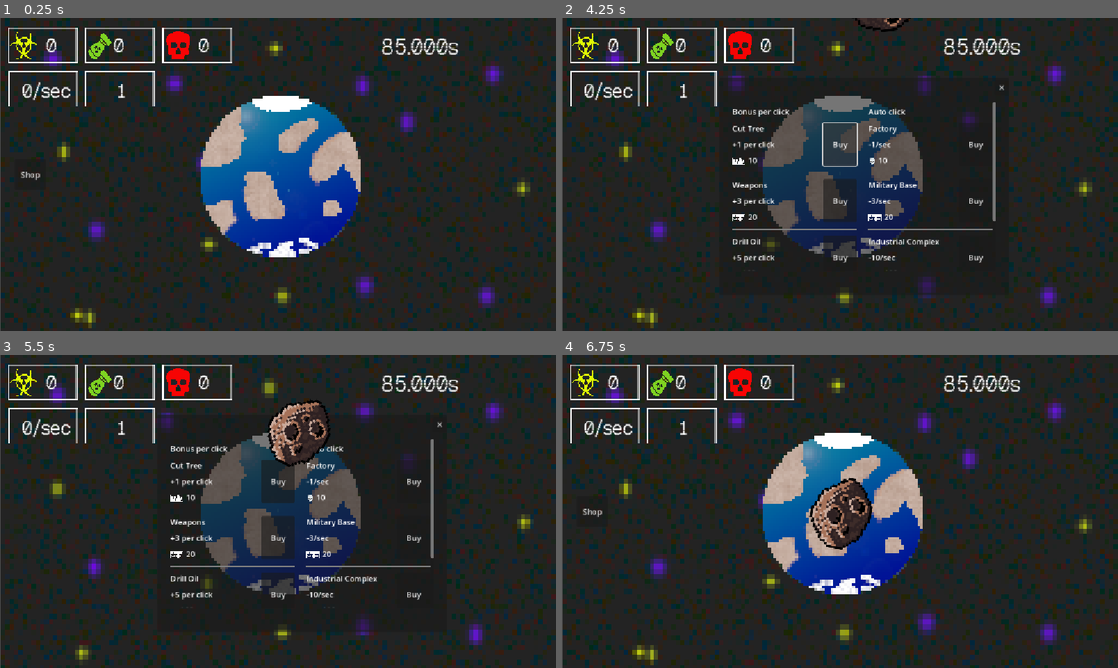
Above: before the commit, frames 1-4 (two rows, left to right).
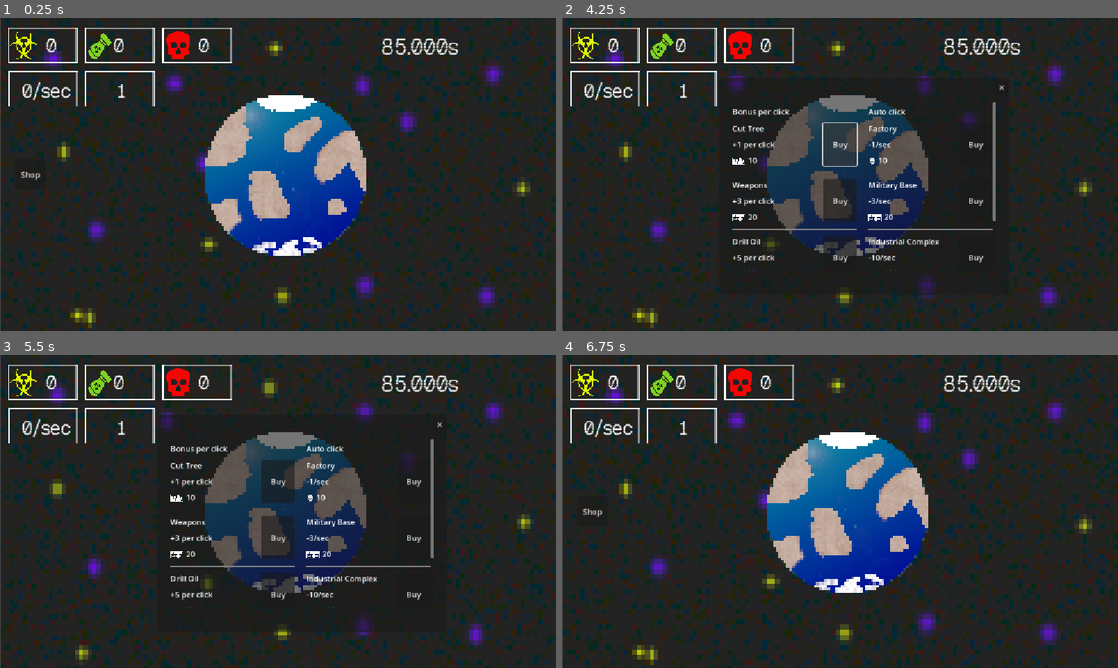
Above: after the commit, the same moments.

Repository: KvoERR/count-down-game
Game: Godot game, scene res://main.tscn
Two runs of this game, one before a commit and one after it. Both use one fixed random seed, a clock stepped at 60 frames per second and the inputs below.
Inputs:
- Up to frame 1 (0.25 s): no input
- Up to frame 2 (4.25 s): click "Shop" at 0.5 s; click "Buy" at 1.25 s; click "✕" at 2 s; click "Shop" at 2.75 s; click "Buy" at 3.5 s
- Up to frame 3 (5.5 s): click "✕" at 4.25 s; click "Shop" at 5 s
- Up to frame 4 (6.75 s): click "Buy" at 5.75 s; click "✕" at 6.5 s

The runs differ from the first frame. In frame 1, 2.7% of the frame differs, in the area x 36-66%, y 24-77%; in frame 2, 2.5%; in frame 3, 3.7%; in frame 4, 4.2%.

Commit message:
Самолёты

Diff:
--- /dev/null
+++ b/airplane_spawner.gd
@@ -0,0 +1,32 @@
+extends Node
+
+@export var airplane_scene: PackedScene
+
+@export var min_delay: float = 15.0
+@export var max_delay: float = 55.0
+
+@onready var timer: Timer = $SpawnTimer
+
+signal airplane_clicked(idx, amount)
+
+func _ready():
+	timer.wait_time = randf_range(min_delay, max_delay)
+	timer.start()
+
+func spawn_airplane():
+	if airplane_scene == null:
+		return
+
+	var airplane = airplane_scene.instantiate()
+	add_child(airplane)
+
+	# НЕ ЗАДАЁМ ПОЗИЦИЮ! Самолёт сам поставит себя в центр
+	airplane.airplane_clicked.connect(_on_airplane_clicked)
+
+func _on_airplane_clicked(idx, amount):
+	airplane_clicked.emit(idx, amount)
+
+func _on_spawn_timer_timeout() -> void:
+	spawn_airplane()
+	timer.wait_time = randf_range(min_delay, max_delay)
+	timer.start()
--- a/asteroid_spawner.gd
+++ b/asteroid_spawner.gd
@@ -2,8 +2,8 @@
 
 @export var asteroid_scene: PackedScene
 
-@export var min_delay: float = 1.0
-@export var max_delay: float = 5.0
+@export var min_delay: float = 15.0
+@export var max_delay: float = 55.0
 
 @onready var timer: Timer = $SpawnTimer
 
--- a/game.gd
+++ b/game.gd
@@ -51,24 +51,23 @@
 		auto_clicks += data.value
 
 func create_floating_number(position, text, color = Color(1, 1, 1)):
-	# Создаем временную надпись
-	var label = Label.new()
-	label.text = text
-	label.add_theme_font_size_override("font_size", 28)
-	label.add_theme_color_override("font_color", color)
+	var new_label = Label.new()
+	new_label.text = text
+	new_label.add_theme_font_size_override("font_size", 28)
+	new_label.add_theme_color_override("font_color", color)
 
 	# Позиционируем
-	label.global_position = position + Vector2(0, 40)
-	label.z_index = 100
+	new_label.global_position = position + Vector2(0, 40)
+	new_label.z_index = 100
 
 	# Добавляем на сцену
-	get_tree().current_scene.add_child(label)
+	get_tree().current_scene.add_child(new_label)
 
 	# Анимация
 	var tween = create_tween()
-	tween.parallel().tween_property(label, "position:y", position.y + 100, 1.2)
-	tween.parallel().tween_property(label, "modulate:a", 0, 1.2)
-	tween.tween_callback(label.queue_free)
+	tween.parallel().tween_property(new_label, "position:y", position.y + 100, 1.2)
+	tween.parallel().tween_property(new_label, "modulate:a", 0, 1.2)
+	tween.tween_callback(new_label.queue_free)
 
 func check_game_end():
 	if clicks < 0:
--- a/main.gd
+++ b/main.gd
@@ -4,6 +4,8 @@
 @onready var interface = $Interface
 @onready var shop = $Shop
 @onready var asteroid_spawner = $Game/AsteroidSpawner
+@onready var airplane_spawner = $Game/AirplaneSpawner
+
 
 @onready var counter = $Game/CounterLabel
 @onready var timer = $Game/Timer
@@ -28,6 +30,7 @@
 	earth.clicked.connect(_on_click_button_pressed)
 	game.bonus_achieved.connect(_on_bonus_achieved)
 	asteroid_spawner.asteroid_clicked.connect(_on_event_clicked)
+	airplane_spawner.airplane_clicked.connect(_on_event_clicked)
 
 	shop.upgrade_buy.connect(_on_upgrade_buy)
 
--- a/main.tscn
+++ b/main.tscn
@@ -14,6 +14,8 @@
 [ext_resource type="Texture2D" uid="uid://diu8k8txtdt4x" path="res://assets/img/fon/4.png" id="9_dg77c"]
 [ext_resource type="Texture2D" uid="uid://drlmo0m2u1xec" path="res://assets/img/fon/5.png" id="10_ycdy4"]
 [ext_resource type="Script" uid="uid://ko6pfgemch4q" path="res://earth.gd" id="11_ycdy4"]
+[ext_resource type="Script" uid="uid://clstx61n0kdal" path="res://airplane_spawner.gd" id="12_getpj"]
+[ext_resource type="PackedScene" uid="uid://cmmsrcgakd23r" path="res://scenes/airplane.tscn" id="13_ryguw"]
 [ext_resource type="AudioStream" uid="uid://knq1kp7lx40k" path="res://assets/sfx/tick.wav" id="13_vivmo"]
 [ext_resource type="AudioStream" uid="uid://dwelo6n23m5r4" path="res://assets/sfx/click.wav" id="14_w48qg"]
 [ext_resource type="Script" uid="uid://dg1587fntg0kq" path="res://asteroid_spawner.gd" id="15_cegan"]
@@ -43,16 +45,6 @@
 "name": &"default",
 "speed": 20.0
 }]
-
-[sub_resource type="StyleBoxEmpty" id="StyleBoxEmpty_kek77"]
-
-[sub_resource type="StyleBoxEmpty" id="StyleBoxEmpty_4c57u"]
-
-[sub_resource type="StyleBoxEmpty" id="StyleBoxEmpty_efxa6"]
-
-[sub_resource type="StyleBoxEmpty" id="StyleBoxEmpty_dg77c"]
-
-[sub_resource type="StyleBoxEmpty" id="StyleBoxEmpty_ycdy4"]
 
 [sub_resource type="CircleShape2D" id="CircleShape2D_82xsv"]
 radius = 10.113617
@@ -189,30 +181,6 @@
 theme_override_font_sizes/font_size = 45
 text = "Клики: 0"
 
-[node name="Earth3" type="Button" parent="Game"]
-visible = false
-texture_filter = 1
-clip_contents = true
-anchors_preset = 8
-anchor_left = 0.5
-anchor_top = 0.5
-anchor_right = 0.5
-anchor_bottom = 0.5
-offset_left = -165.0
-offset_top = -165.0
-offset_right = 178.0
-offset_bottom = 167.0
-grow_horizontal = 2
-grow_vertical = 2
-theme_override_styles/normal = SubResource("StyleBoxEmpty_kek77")
-theme_override_styles/pressed = SubResource("StyleBoxEmpty_4c57u")
-theme_override_styles/hover = SubResource("StyleBoxEmpty_efxa6")
-theme_override_styles/disabled = SubResource("StyleBoxEmpty_dg77c")
-theme_override_styles/focus = SubResource("StyleBoxEmpty_ycdy4")
-icon = ExtResource("5_272bh")
-flat = true
-expand_icon = true
-
 [node name="AutoClickTimer" type="Timer" parent="Game"]
 autostart = true
 
@@ -256,6 +224,12 @@
 stream = ExtResource("13_vivmo")
 max_distance = 2008.0
 
+[node name="AirplaneSpawner" type="Node" parent="Game"]
+script = ExtResource("12_getpj")
+airplane_scene = ExtResource("13_ryguw")
+
+[node name="SpawnTimer" type="Timer" parent="Game/AirplaneSpawner"]
+
 [node name="AsteroidSpawner" type="Node" parent="Game"]
 script = ExtResource("15_cegan")
 asteroid_scene = ExtResource("16_82xsv")
@@ -263,7 +237,7 @@
 [node name="SpawnTimer" type="Timer" parent="Game/AsteroidSpawner"]
 
 [node name="Earth" type="Area2D" parent="Game"]
-position = Vector2(579, 331)
+position = Vector2(589, 329)
 script = ExtResource("11_ycdy4")
 
 [node name="ClickSound" type="AudioStreamPlayer2D" parent="Game/Earth"]
@@ -332,7 +306,7 @@
 autoplay = true
 
 [connection signal="pressed" from="Shop/ShopPanel/CloseButton" to="." method="_on_close_button_pressed"]
-[connection signal="pressed" from="Game/Earth3" to="." method="_on_click_button_pressed"]
 [connection signal="timeout" from="Game/AutoClickTimer" to="." method="_on_auto_click_timer_timeout"]
 [connection signal="pressed" from="Game/ShopButton" to="." method="_on_shop_button_pressed"]
+[connection signal="timeout" from="Game/AirplaneSpawner/SpawnTimer" to="Game/AirplaneSpawner" method="_on_spawn_timer_timeout"]
 [connection signal="timeout" from="Game/AsteroidSpawner/SpawnTimer" to="Game/AsteroidSpawner" method="_on_spawn_timer_timeout"]
--- /dev/null
+++ b/scenes/airplane.gd
@@ -0,0 +1,49 @@
+extends RigidBody2D
+
+@export var min_speed: float = 100.0
+@export var max_speed: float = 400.0
+@export var min_lifetime: float = 3.0
+@export var max_lifetime: float = 8.0
+
+var speed: float
+var angle: float = 0.0
+var center: Vector2
+var radius: float = 200.0
+var angular_speed: float = 1.0
+var direction: int = 1
+
+signal airplane_clicked(idx, amount)
+
+func _ready():
+	speed = randf_range(min_speed, max_speed)
+	angular_speed = randf_range(0.5, 2.0)
+	radius = 250
+	direction = 1 if randi() % 2 == 0 else -1
+
+	center = get_viewport().get_visible_rect().size / 2
+	position = center  # Сам ставит себя в центр
+
+	var area = $Area2D
+	area.input_event.connect(_on_area_2d_input_event)
+
+	var lifetime = randf_range(min_lifetime, max_lifetime)
+	await get_tree().create_timer(lifetime).timeout
+	queue_free()
+
+func _physics_process(delta):
+	angle += angular_speed * delta * direction
+
+	var new_pos = center + Vector2(cos(angle), sin(angle)) * radius
+	position = new_pos
+
+	rotation = angle + PI / 2 * direction
+
+func _on_area_2d_input_event(viewport: Node, event: InputEvent, shape_idx: int) -> void:
+	if event is InputEventMouseButton:
+		if event.button_index == MOUSE_BUTTON_LEFT and event.pressed:
+			var points = randi_range(1, 10)
+			airplane_clicked.emit(1, points)
+			queue_free()
+
+func _on_visible_on_screen_notifier_2d_screen_exited():
+	queue_free()
--- a/scenes/airplane.tscn
+++ b/scenes/airplane.tscn
@@ -1,3 +1,16 @@
-[gd_scene format=3 uid="uid://cmmsrcgakd23r"]
+[gd_scene load_steps=3 format=3 uid="uid://cmmsrcgakd23r"]
+
+[ext_resource type="Texture2D" uid="uid://b8rikxruedpf5" path="res://assets/img/airplane.png" id="1_gmati"]
+[ext_resource type="Script" uid="uid://dhpcm66s7i1rr" path="res://scenes/airplane.gd" id="1_vl3ih"]
 
 [node name="Airplane" type="RigidBody2D"]
+script = ExtResource("1_vl3ih")
+
+[node name="Sprite2D" type="Sprite2D" parent="."]
+texture = ExtResource("1_gmati")
+
+[node name="Area2D" type="Area2D" parent="."]
+priority = 1
+
+[node name="CollisionPolygon2D" type="CollisionPolygon2D" parent="Area2D"]
+polygon = PackedVector2Array(32, -9.5, -27, -26.7, -27, -24.3, -32, -21.8, -32, -15.299999, -23.2, -12.1, -25.7, -10, -27.6, -10, -29, -3.2000008, -29, -0.20000076, -24.8, 4, -24, 4, -24, 9.599998, -18.3, 10.900002, -29, 16.8, -29, 22.3, -18, 27.2, -18, 28.2, -15.9, 29.3, 31.599998, -2)
--- a/scenes/asteroid.gd
+++ b/scenes/asteroid.gd
@@ -11,6 +11,9 @@
 	speed = randf_range(min_speed, max_speed)
 	angular_velocity = randf_range(-2.0, 2.0)
 
+	var area = $Area2D
+	area.input_event.connect(_on_area_2d_input_event)
+
 func _on_area_2d_input_event(viewport: Node, event: InputEvent, shape_idx: int) -> void:
 	if event is InputEventMouseButton:
 		if event.button_index == MOUSE_BUTTON_LEFT and event.pressed:
--- a/scenes/asteroid.tscn
+++ b/scenes/asteroid.tscn
@@ -25,5 +25,4 @@
 
 [node name="VisibleOnScreenNotifier2D" type="VisibleOnScreenNotifier2D" parent="."]
 
-[connection signal="input_event" from="Area2D" to="." method="_on_area_2d_input_event"]
 [connection signal="screen_exited" from="VisibleOnScreenNotifier2D" to="." method="_on_visible_on_screen_notifier_2d_screen_exited"]
Not shown, added: airplane_spawner.gd.uid
Not shown: 1 places in main.tscn that only renumber resources
Not shown, added: scenes/airplane.gd.uid
